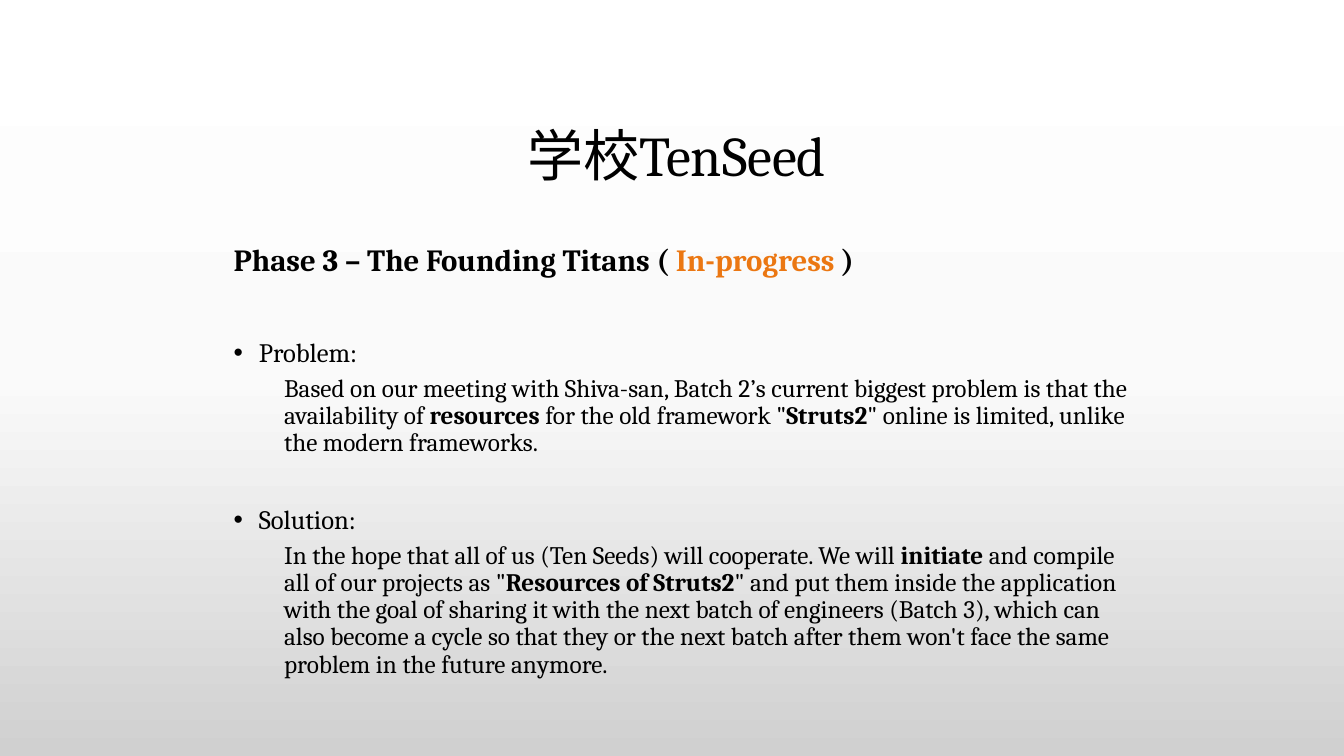
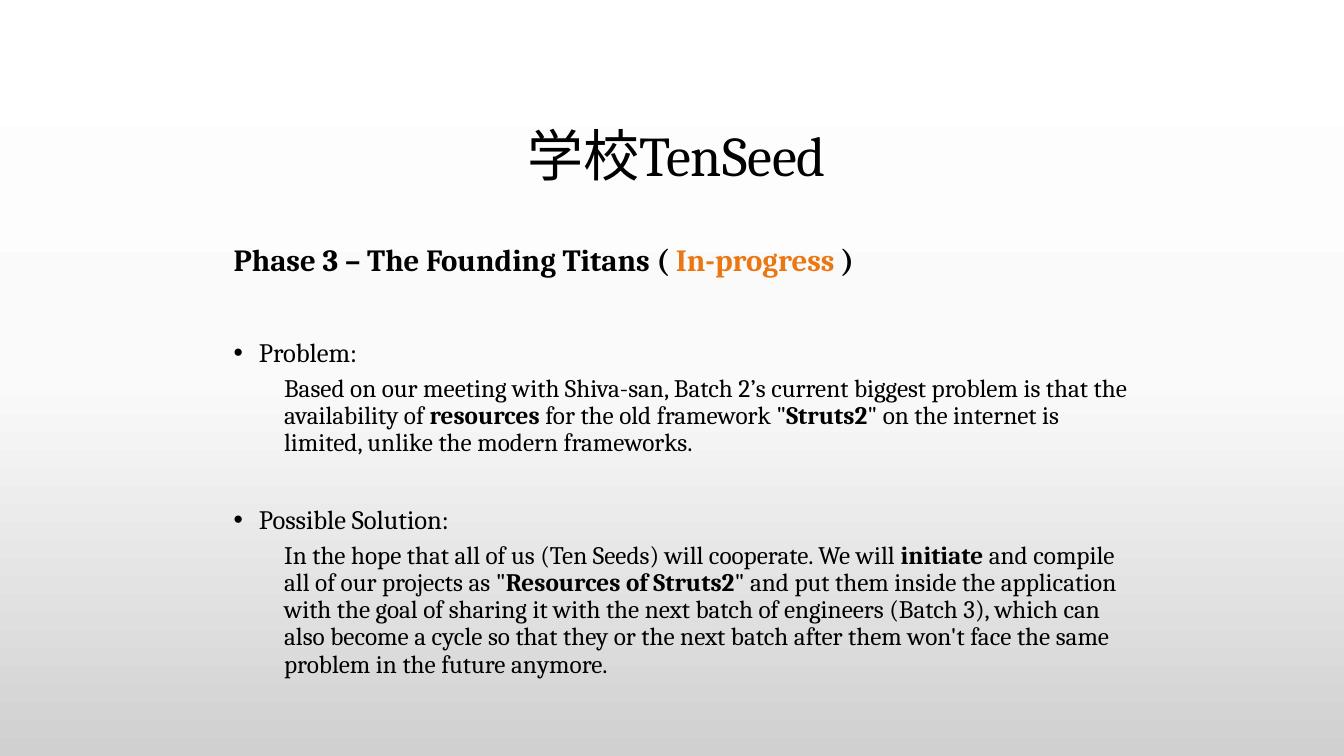
Before and after one commit to madalpaca25/GakuTenSeed, a slide deck: slide 16 of 学校TenSeed.pptx. Drawn at 1344x756 pixels with LibreOffice and Linux fonts; fonts in the diff are those of the drawing; background and template pictures are left out. Boxes give left, top, right and bottom in pixels: in the first picture for what was removed or moved away, otherwise in the second. Text is boxed around its words. In the diff, an @@ line names an element or a change of style, - is before the commit and + after.

```diff
--- a/学校TenSeed.pptx
+++ b/学校TenSeed.pptx
@@ text at [259,379,1127,530]: text changed @@
-  Based on our meeting with Shiva-san, Batch 2’s current biggest problem is that the availability of resources for the old framework "Struts2" online is limited, unlike the modern frameworks.
-• Solution:
+  Based on our meeting with Shiva-san, Batch 2’s current biggest problem is that the availability of resources for the old framework "Struts2" on the internet is limited, unlike the modern frameworks.
+• Possible Solution:
```
Also in this commit, not shown: 6 other slides changed.
